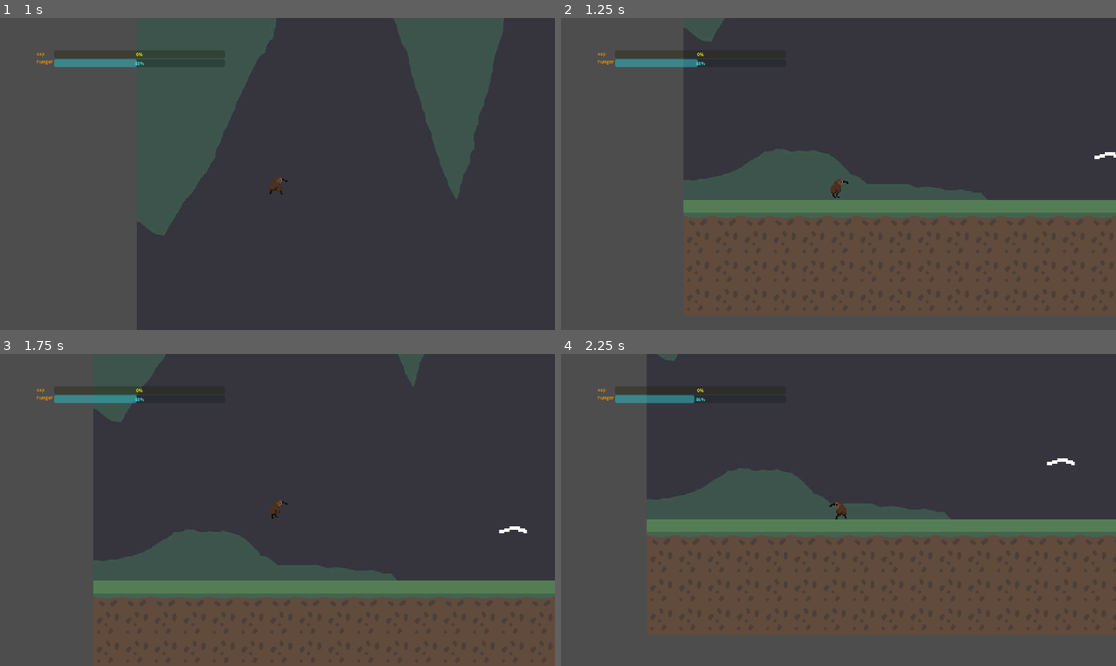
Above: before the commit, frames 1-4 (two rows, left to right).
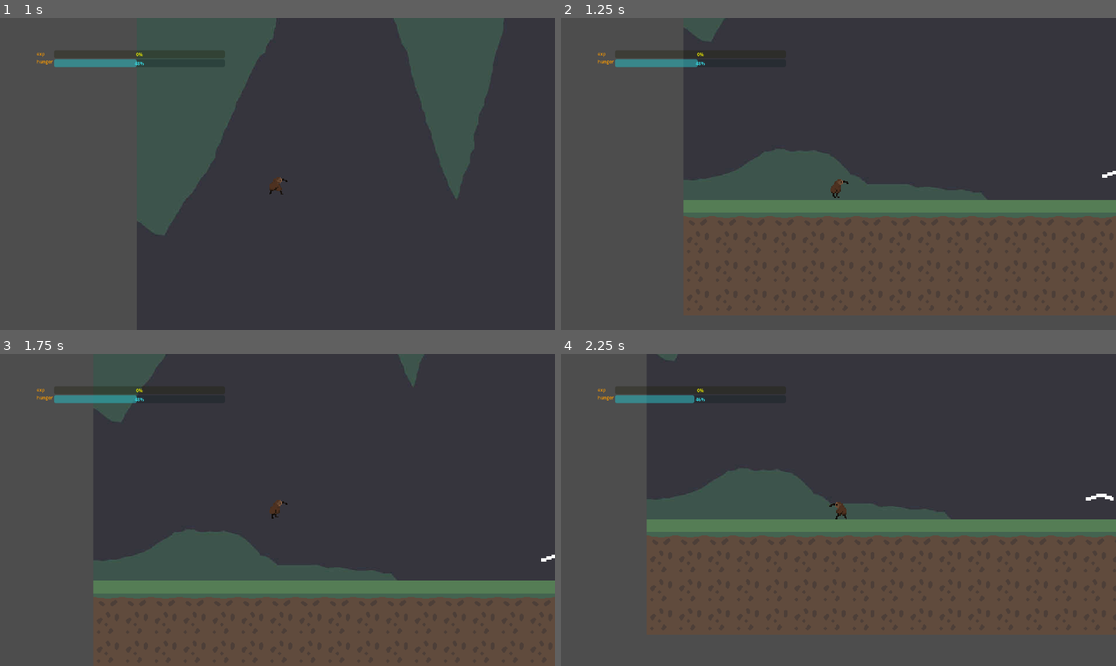
Above: after the commit, the same moments.

Repository: 2192375d/spring2djam
Game: Godot game, scene res://world/World.tscn
Same seed, same stepped clock (60 frames per second), same inputs: the game is played once before the commit and once after it. The engine's default icon, where the game draws it, is replaced by a stand-in: a white triangle on a blue panel in a dark square.
Inputs:
- Up to frame 1 (1 s): hold D (right) from 0.53 s (still down); tap Space (space) at 0.6 s; tap W (up) at 0.77 s
- Up to frame 2 (1.25 s): keep holding D (right)
- Up to frame 3 (1.75 s): keep holding D (right); tap Space (space) at 1.35 s; tap W (up) at 1.52 s
- Up to frame 4 (2.25 s): release D (right) at 2.03 s; hold A (left) from 2.03 s (still down); tap Space (space) at 2.1 s

Frame 1 is identical in both runs. In frame 2, less than 0.1% of the frame differs, in the area x 96-100%, y 42-52%; in frame 3, less than 0.1%; in frame 4, 0.1%, in the area x 87-100%, y 33-47%.

Commit message:
feat: state work bit buggy

Diff:
--- a/autoloads/constants.gd
+++ b/autoloads/constants.gd
@@ -2,6 +2,7 @@
 
 var GRAVITY: float = 20.0
 var JUMP_SPEED: float = 100.0
+var CONSTANT_DOMAIN_RADIUS : float = 50.0
 
 enum FoodHierarchy {
 	SEED = -1,
--- a/entity/ground_animal.gd
+++ b/entity/ground_animal.gd
@@ -16,13 +16,19 @@
 
 func _ready() -> void:
 	animation.play("idle")
-	# connect signals
+
 	if (!vision_area):
 		push_error("no vision area for", self)
 	if (!eating_area):
 		push_error("no eating area for", self)
 	if (!state_machine):
 		push_error("no state machine for", self)
+	# default domain, not assigned
+	if (domain_point == Vector2(0,0)):
+		domain_point = self.global_position
+	if (!domain_radius):
+		domain_radius = Constants.CONSTANT_DOMAIN_RADIUS
+	# connect signals
 	vision_area.body_entered.connect(_on_vision_area_entered)
 	#if (eating_area):
 	eating_area.body_entered.connect(_on_eating_area_body_entered)
